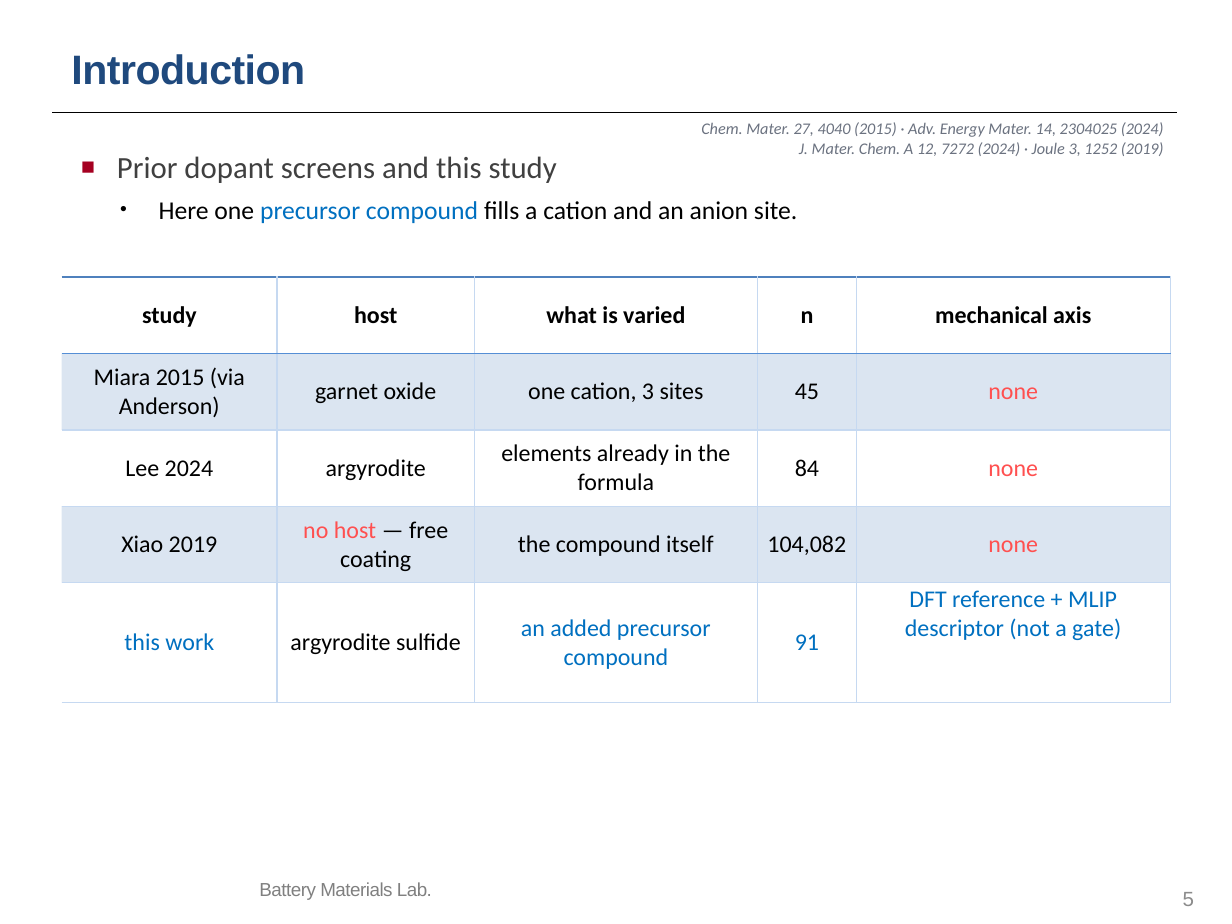
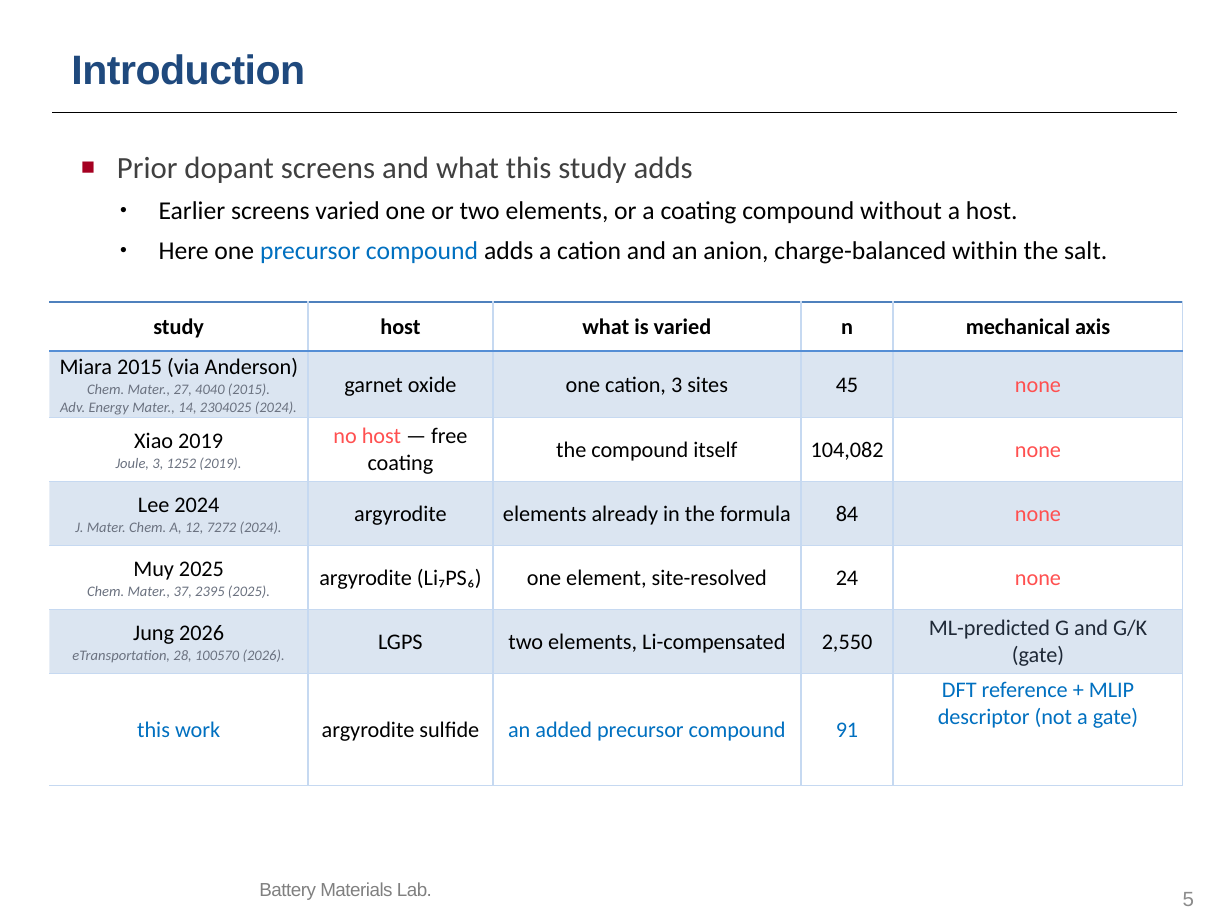
Before and after one commit to yonghoon7153-source/Yonghoon-DEM-DFT, a slide deck: slide 5 of kb/seminars/Research_Seminar_2026_10_13_cascade_progress_lean.pptx. Drawn at 1232x924 pixels with LibreOffice and Linux fonts; fonts in the diff are those of the drawing; background and template pictures are left out. Boxes give left, top, right and bottom in pixels: in the first picture for what was removed or moved away, otherwise in the second. Text is boxed around its words. In the diff, an @@ line names an element or a change of style, - is before the commit and + after.

```diff
--- a/kb/seminars/Research_Seminar_2026_10_13_cascade_progress_lean.pptx
+++ b/kb/seminars/Research_Seminar_2026_10_13_cascade_progress_lean.pptx
@@ text removed at (701,122,1164,156) @@
-Chem. Mater. 27, 4040 (2015) · Adv. Energy Mater. 14, 2304025 (2024)
-J. Mater. Chem. A 12, 7272 (2024) · Joule 3, 1252 (2019)
@@ text at (117,156,1107,264): text changed @@
-■ Prior dopant screens and this study
-• Here one precursor compound fills a cation and an anion site.
+■ Prior dopant screens and what this study adds
+• Earlier screens varied one or two elements, or a coating compound without a host.
+• Here one precursor compound adds a cation and an anion, charge-balanced within the salt.
@@ table at (49,302,1183,745) @@
-row 2: Miara 2015 (via Anderson) | garnet oxide | one cation, 3 sites | 45 | none
-row 3: Lee 2024 | argyrodite | elements already in the formula | 84 | none
-row 4: Xiao 2019 | no host — free coating | the compound itself | 104,082 | none
+row 2: Miara 2015 (via Anderson) / Chem. Mater., 27, 4040 (2015). / Adv. Energy Mater., 14, 2304025 (2024). | garnet oxide | one cation, 3 sites | 45 | none
+row 3: Xiao 2019 / Joule, 3, 1252 (2019). | no host — free coating | the compound itself | 104,082 | none
+row 4: Lee 2024 / J. Mater. Chem. A, 12, 7272 (2024). | argyrodite | elements already in the formula | 84 | none
+row 5: Muy 2025 / Chem. Mater., 37, 2395 (2025). | argyrodite (Li₇PS₆) | one element, site-resolved | 24 | none
+row 6: Jung 2026 / eTransportation, 28, 100570 (2026). | LGPS | two elements, Li-compensated | 2,550 | ML-predicted G and G/K (gate)
@@ table: place and size @@
-table at (62,277,1170,673)
+table at (49,302,1183,745)
```
Also in this commit, not shown: 1 other slide changed, 8 other files.
